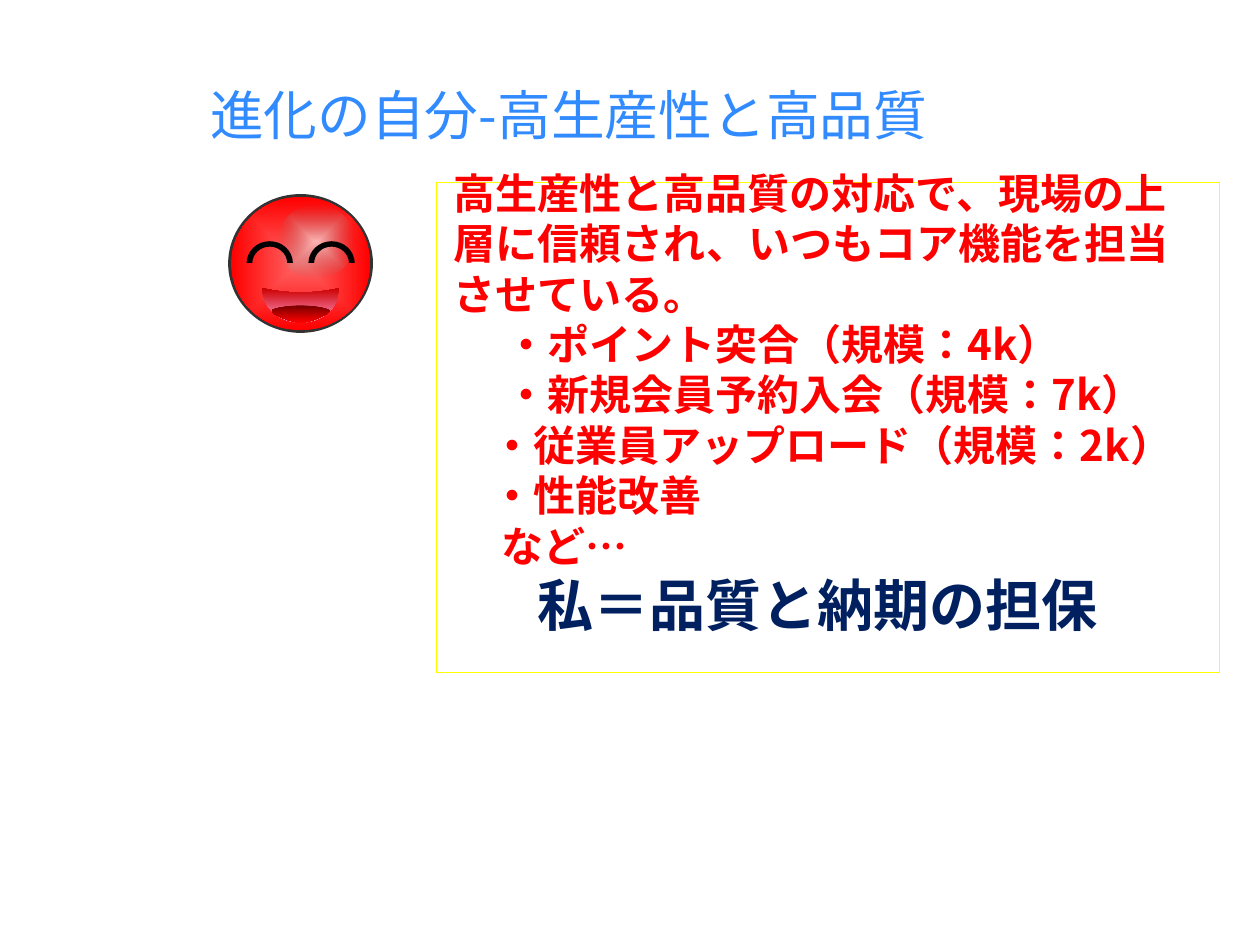
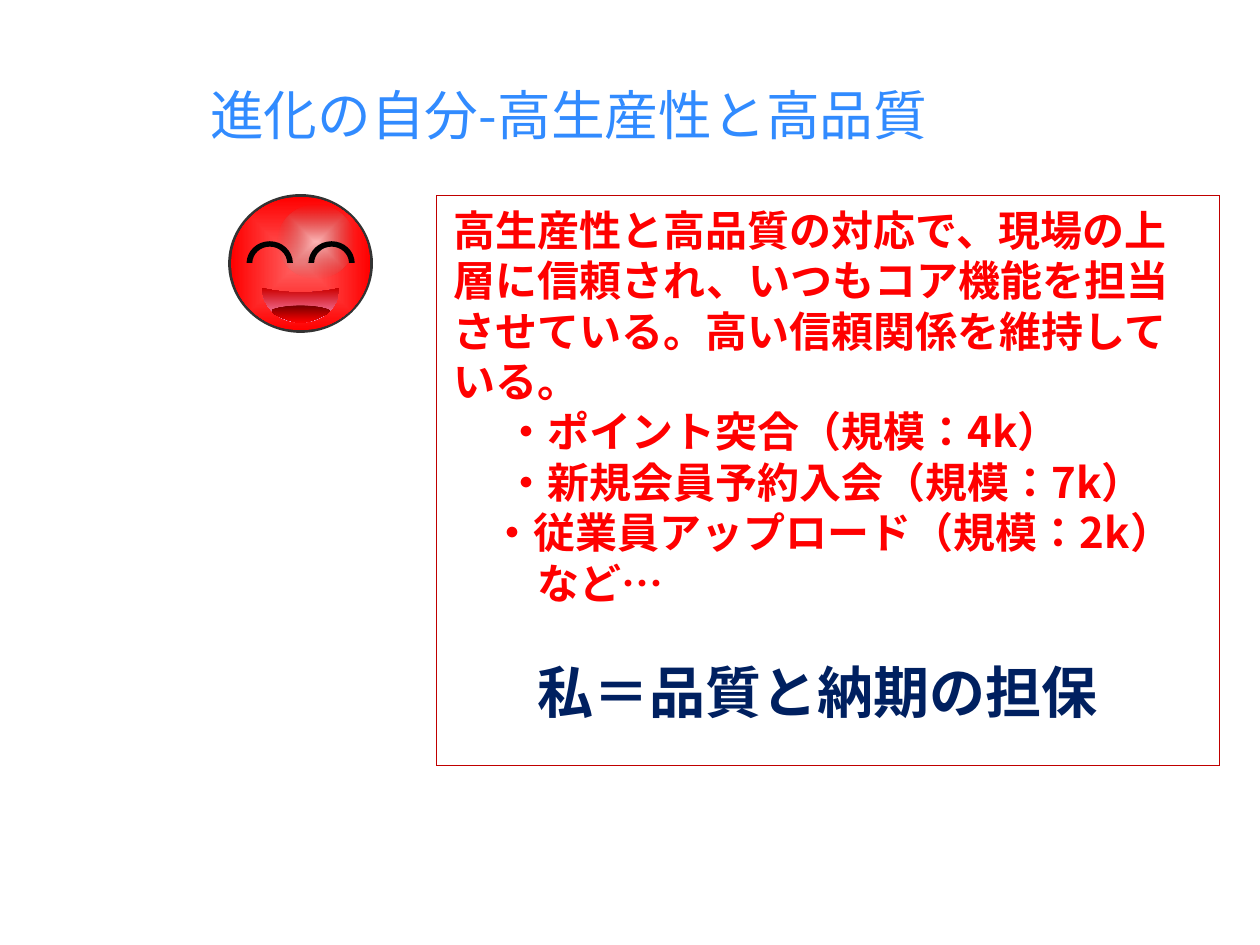
Before and after one commit to milo-bb/test, a slide deck: slide 7 of 昇格プレゼン(徐洋)_new.pptx (slide 8 before the commit). Drawn at 1260x945 pixels with LibreOffice and Linux fonts; fonts in the diff are those of the drawing; background and template pictures are left out. Boxes give left, top, right and bottom in pixels: in the first picture for what was removed or moved away, otherwise in the second. Text is boxed around its words. In the diff, an @@ line names an element or a change of style, - is before the commit and + after.

```diff
--- a/昇格プレゼン(徐洋)_new.pptx
+++ b/昇格プレゼン(徐洋)_new.pptx
@@ rectangle "高生産性と高品質の対応で、現場の上層に信頼され、いつもコア機能を担当させている。高い信頼関係を維持している。": place and size @@
-rectangle "高生産性と高品質の対応で、現場の上層に信頼され、いつもコア機能を担当させている。高い信頼関係を維持している。" at <box>437,183,1220,674</box>
+rectangle "高生産性と高品質の対応で、現場の上層に信頼され、いつもコア機能を担当させている。高い信頼関係を維持している。" at <box>437,197,1220,766</box>
@@ rectangle "高生産性と高品質の対応で、現場の上層に信頼され、いつもコア機能を担当させている。高い信頼関係を維持している。" at <box>437,197,1220,766</box>: vertical alignment middle to top; outline #FFFF00 0.75 pt to #C00000 0.75 pt @@
@@ text in rectangle at <box>454,210,1168,400</box>: text changed @@
-高生産性と高品質の対応で、現場の上層に信頼され、いつもコア機能を担当させている。
+高生産性と高品質の対応で、現場の上層に信頼され、いつもコア機能を担当させている。高い信頼関係を維持している。
@@ text in rectangle at <box>492,475,702,515</box>: paragraph removed @@
-・性能改善
```
Also in this commit, not shown: 9 other slides changed, 2 slides removed.
